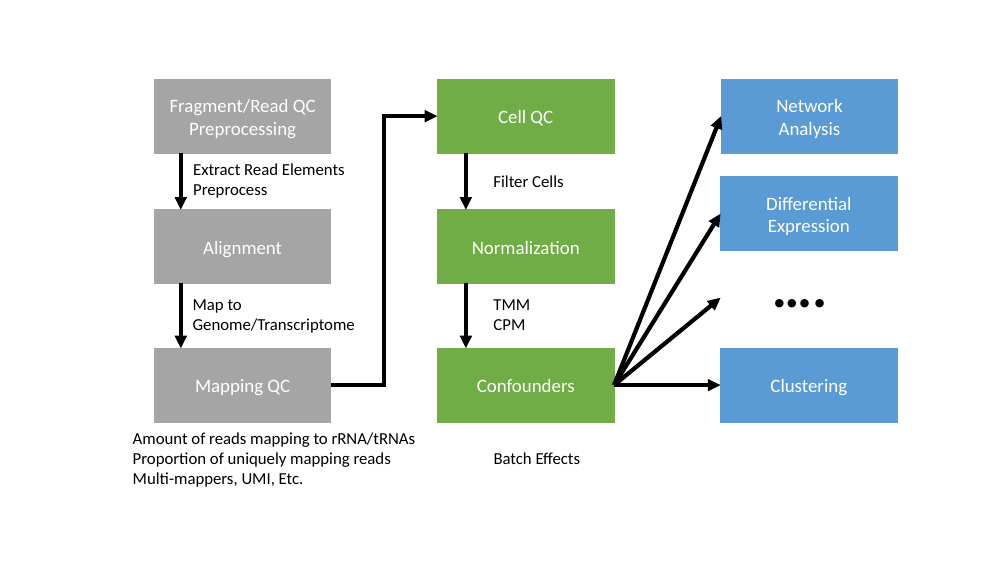
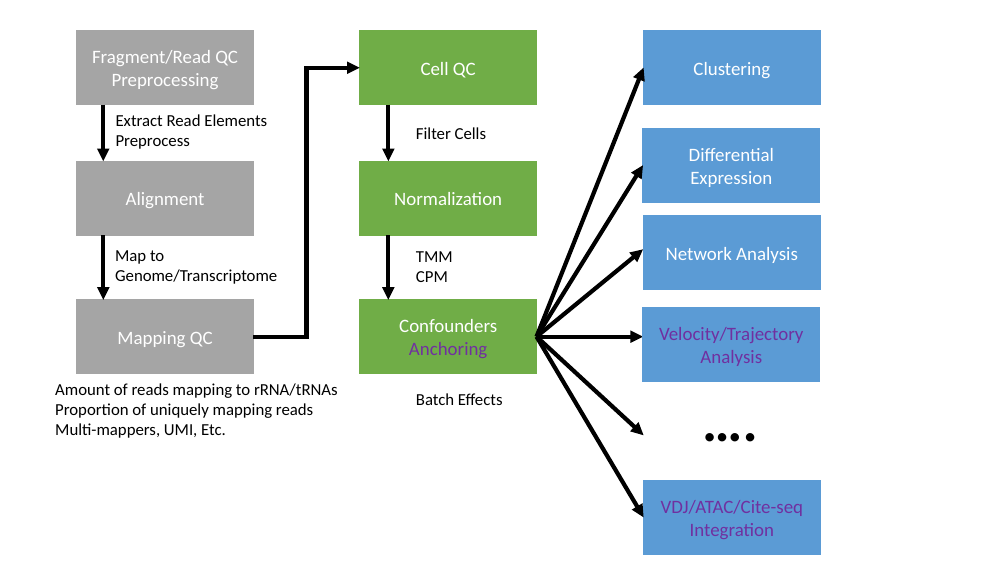
Before and after one commit to ucdavis-bioinformatics-training/ucdavis-bioinformatics-training.presentations, a slide deck: slide 1 of flowcharts/flowchart2.pptx. Drawn at 1008x567 pixels with LibreOffice and Linux fonts; fonts in the diff are those of the drawing. Boxes give left, top, right and bottom in pixels: in the first picture for what was removed or moved away, otherwise in the second. Text is boxed around its words. In the diff, an @@ line names an element or a change of style, - is before the commit and + after.

```diff
--- a/flowcharts/flowchart2.pptx
+++ b/flowcharts/flowchart2.pptx
@@ rectangle "Clustering": place and size @@
-rectangle "Clustering" at [721,349,898,423]
+rectangle "Clustering" at [644,31,820,105]
@@ 8 arrows, 5 rectangles: place and size @@
-8 arrows, 5 rectangles at [154,79,898,423]
+8 arrows, 5 rectangles at [77,31,820,374]
@@ rectangle "Network Analysis": place and size @@
-rectangle "Network Analysis" at [721,79,898,154]
+rectangle "Network Analysis" at [644,216,820,290]
@@ text in rectangle at [666,247,798,263]: text changed @@
-Network
-Analysis
+Network Analysis
@@ 5 texts, 2 rectangles, 1 elbow arrow: place and size @@
-5 texts, 2 rectangles, 1 elbow arrow at [133,116,615,487]
+5 texts, 2 rectangles, 1 elbow arrow at [55,68,537,438]
@@ text in rectangle at [409,342,487,358]: paragraph added @@
+Anchoring
@@ group added at [537,308,820,554]: 2 rectangles, 2 arrows @@
+VDJ/ATAC/Cite-seq
+Integration
+Velocity/Trajectory
+Analysis
@@ text "Batch Effects": place and size @@
-text "Batch Effects" at [494,452,581,464]
+text "Batch Effects" at [416,393,503,405]
@@ text "….": place and size @@
-text "…." at [765,247,877,323]
+text "…." at [695,381,808,457]
```
Also in this commit, not shown: 1 other file.
